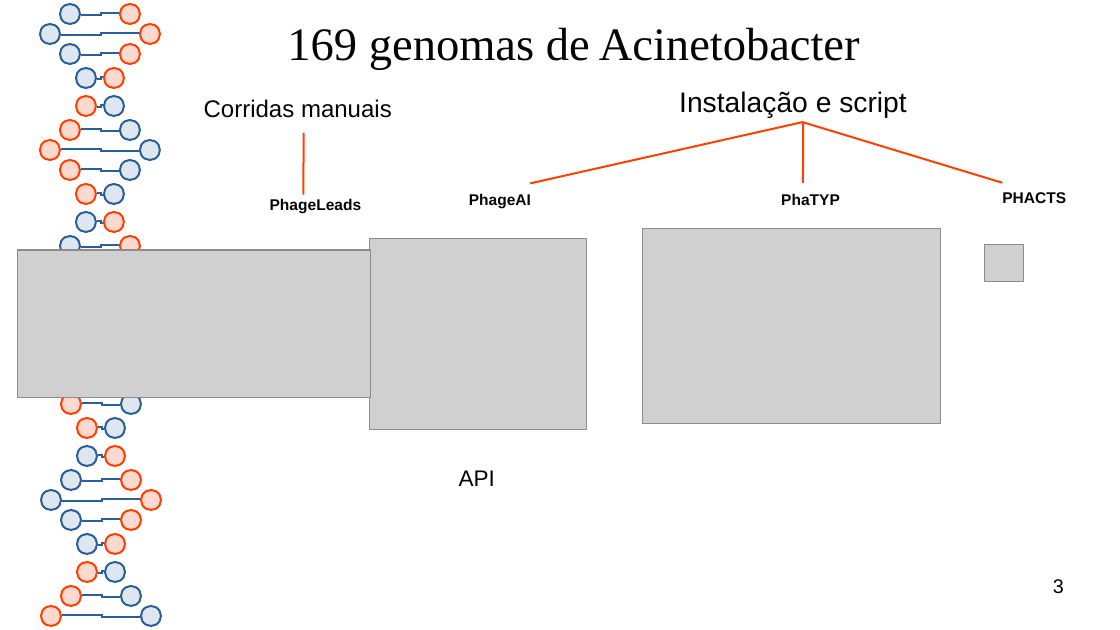
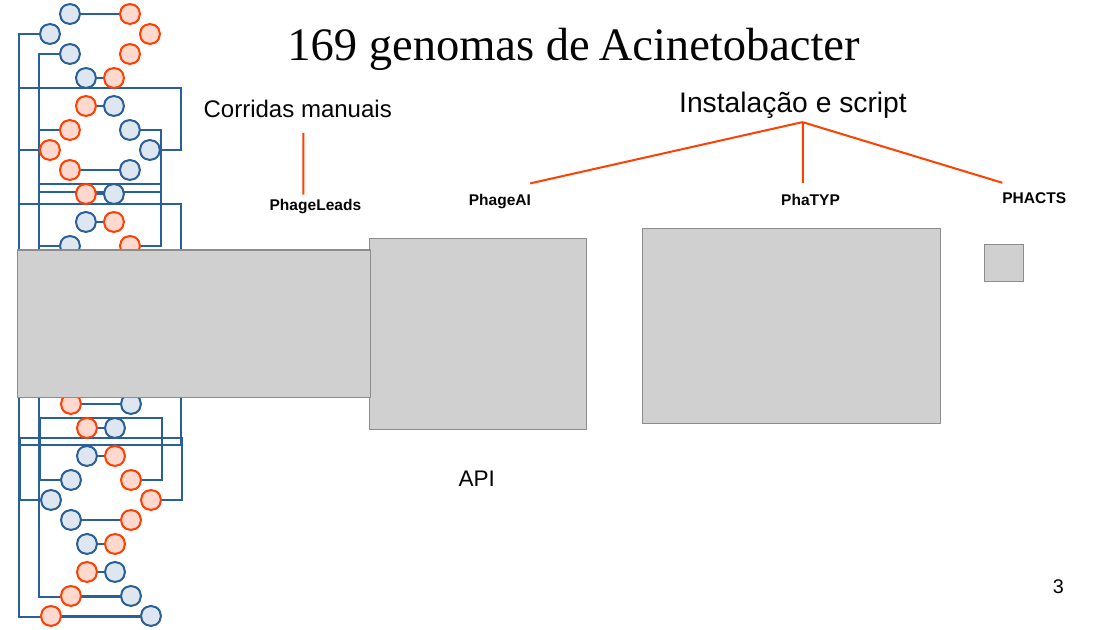
Before and after one commit to karynalysenko/Project_final, a slide deck: slide 3 of apresentacao.odp. Drawn at 1120x630 pixels with LibreOffice and Linux fonts; fonts in the diff are those of the drawing; grey boxes stand for pictures. Boxes give left, top, right and bottom in pixels: in the first picture for what was removed or moved away, otherwise in the second. Text is boxed around its words. In the diff, an @@ line names an element or a change of style, - is before the commit and + after.

```diff
--- a/apresentacao.odp
+++ b/apresentacao.odp
@@ elbow line added from (142, 617) to (40, 34), #2A6099 1.42 pt @@
@@ elbow line added from (122, 597) to (60, 54), #2A6099 1.42 pt @@
@@ elbow line removed from (61, 35) to (141, 34) @@
@@ elbow line removed from (80, 55) to (121, 53) @@
@@ elbow line moved from (121, 131) - (80, 129) to (161, 150) - (40, 150) @@
@@ elbow line moved from (141, 150) - (61, 149) to (140, 130) - (60, 130) @@
@@ elbow line (104, 194) - (96, 194): route changed @@
@@ elbow line moved from (80, 247) - (121, 245) to (40, 266) - (161, 266) @@
@@ elbow line added from (60, 246) to (140, 246), #2A6099 1.42 pt @@
@@ elbow line added from (161, 383) to (40, 383), #2A6099 1.42 pt @@
@@ elbow line moved from (81, 481) - (122, 480) to (61, 481) - (141, 481) @@
@@ elbow line moved from (62, 501) - (142, 499) to (41, 500) - (162, 500) @@
@@ elbow line (121, 597) - (81, 597): route changed @@
@@ elbow line (141, 616) - (61, 616): route changed @@
```
Also in this commit, not shown: 5 other slides changed.
